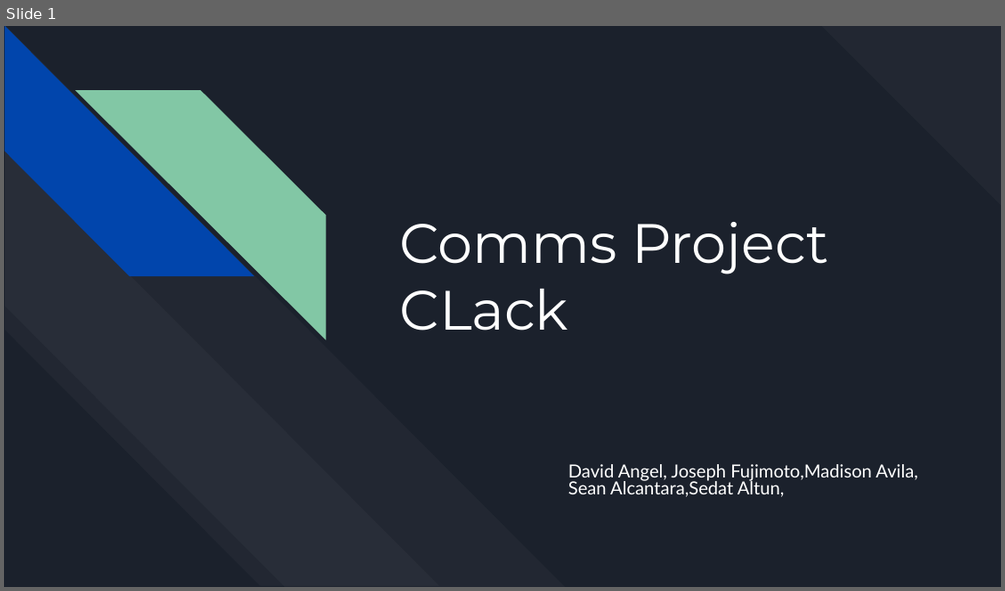
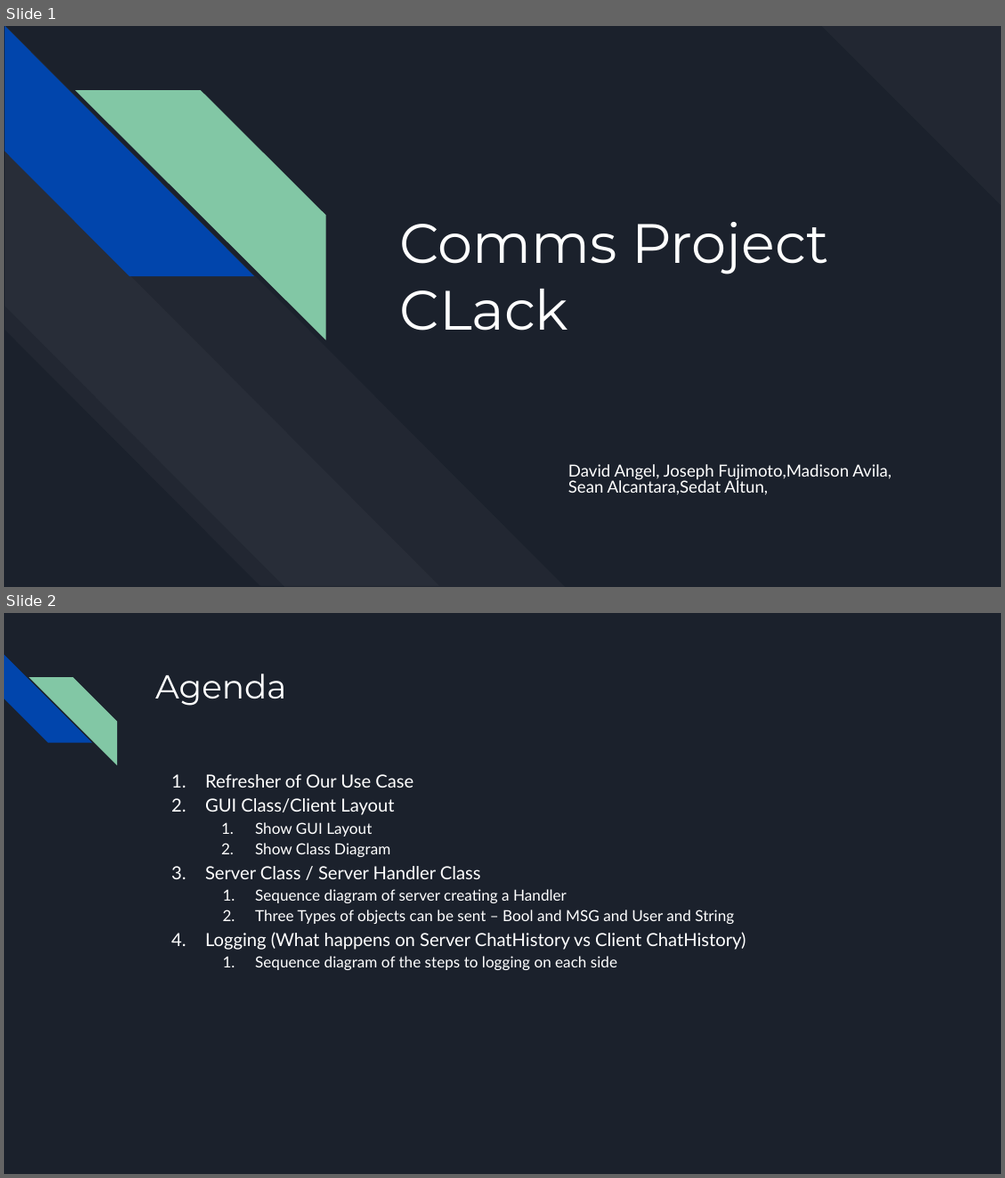
Before and after one commit to R3r3zzed/Comms-Project, a slide deck: Design/Comms Project Design.pptx. Shown one above the other, each under a label of ours: slide 1 before the commit, slides 1 and 2 after it. The pictures are 1005x591 and 1005x1178 pixels, drawn with LibreOffice and Linux fonts; fonts in the diff are those of the drawing. Boxes give left, top, right and bottom in pixels: in the first picture for what was removed or moved away, otherwise in the second. Text is boxed around its words. In the diff, an @@ line names an element or a change of style, - is before the commit and + after.

```diff
--- a/Design/Comms Project Design.pptx
+++ b/Design/Comms Project Design.pptx
@@ slide 2 added at (x1=4, y1=613, x2=1001, y2=1174), background #1B212C @@
@@ diag stripe added at (x1=4, y1=655, x2=92, y2=743), fill #0145AC @@
@@ diag stripe added at (x1=29, y1=677, x2=117, y2=764), fill #82C7A5 @@
@@ title added at (x1=155, y1=674, x2=286, y2=706), 24 pt, text #FFFFFF @@
+Agenda
@@ text added at (x1=205, y1=774, x2=745, y2=970), 11 pt, text #FFFFFF @@
+1. Refresher of Our Use Case
+2. GUI Class/Client Layout
+  1. Show GUI Layout
+  2. Show Class Diagram
+3. Server Class / Server Handler Class
+  1. Sequence diagram of server creating a Handler
+  2. Three Types of objects can be sent – Bool and MSG and User and String
+4. Logging (What happens on Server ChatHistory vs Client ChatHistory)
+  1. Sequence diagram of the steps to logging on each side
@@ slide 1 changed as well @@
@@ subtitle "David Angel, Joseph Fujimoto,Madison Avila, ..." at (x1=568, y1=464, x2=891, y2=495): size 13 to 12 pt @@
```
Also in this commit, not shown: 2 other slides added, 5 slides removed, 3 other files.
